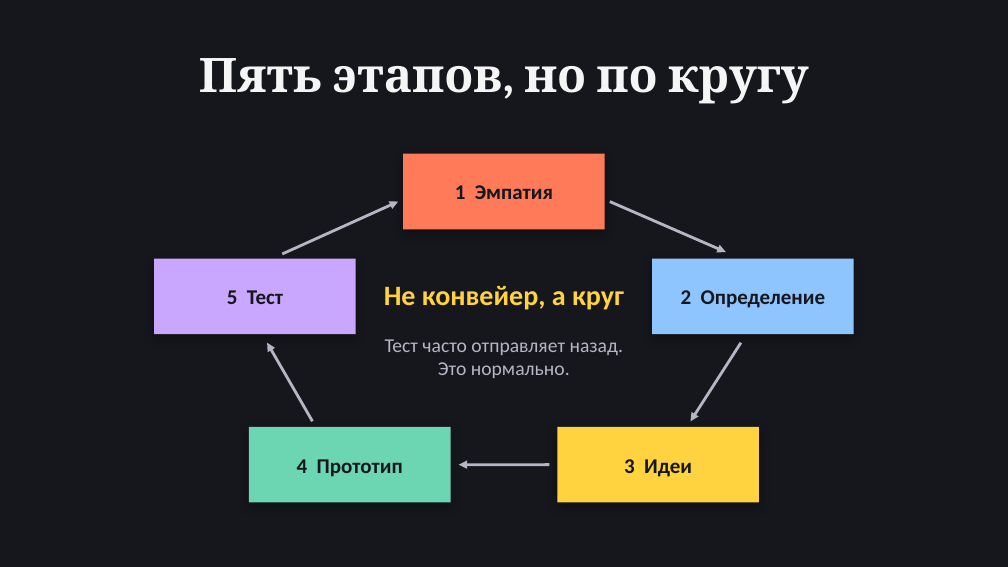
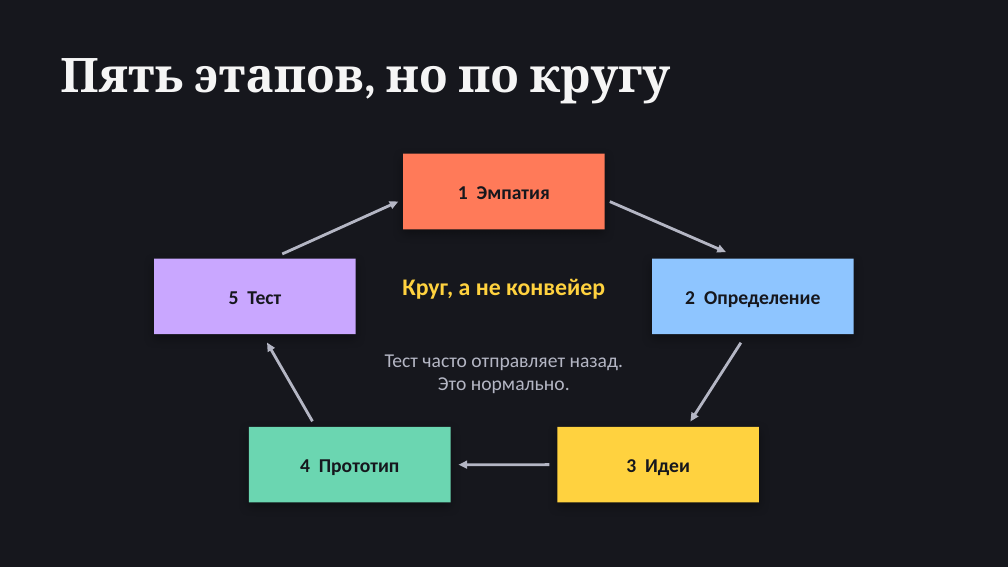
Before and after one commit to ATOM-IKA/labs, a slide deck: slide 6 of design-thinking/presentation.pptx. Drawn at 1008x567 pixels with LibreOffice and Linux fonts; fonts in the diff are those of the drawing. Boxes give left, top, right and bottom in pixels: in the first picture for what was removed or moved away, otherwise in the second. Text is boxed around its words. In the diff, an @@ line names an element or a change of style, - is before the commit and + after.

```diff
--- a/design-thinking/presentation.pptx
+++ b/design-thinking/presentation.pptx
@@ title "Пять этапов, но по кругу" at (x1=60, y1=58, x2=671, y2=104): alignment centre to left @@
@@ size 15 to 14 pt in 5 elements at (x1=403, y1=153, x2=605, y2=229), (x1=652, y1=258, x2=854, y2=334), (x1=557, y1=427, x2=759, y2=503), (x1=249, y1=427, x2=451, y2=503), (x1=154, y1=258, x2=356, y2=334) @@
@@ text at (x1=402, y1=278, x2=605, y2=299): text changed; size 20 to 17 pt @@
-Не конвейер, а круг
+Круг, а не конвейер
@@ text "Тест часто отправляет назад. Это ..." moved from (x1=385, y1=339, x2=623, y2=378) to (x1=385, y1=354, x2=623, y2=393) @@
```
Also in this commit, not shown: 25 other slides changed.
